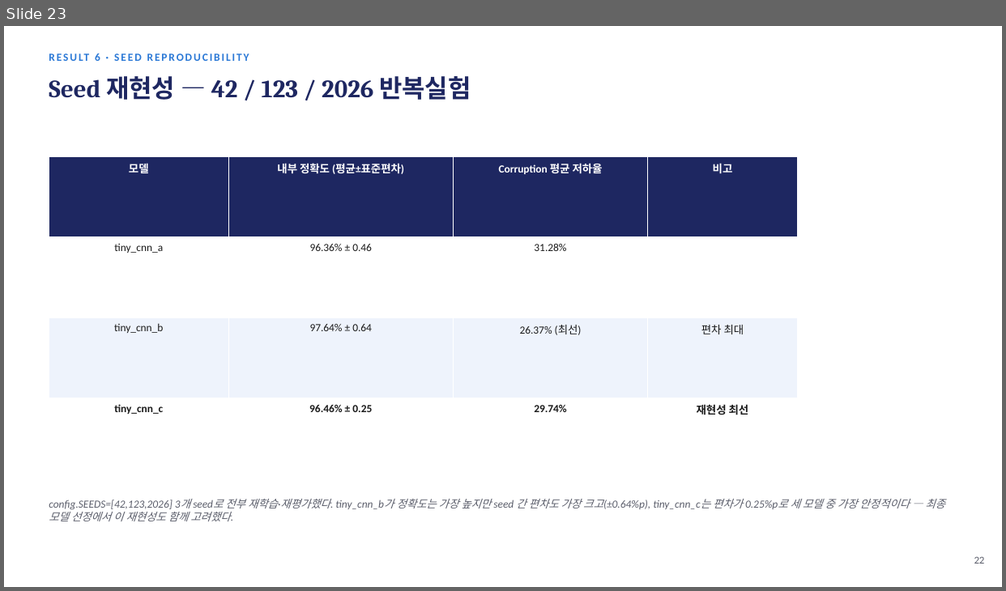
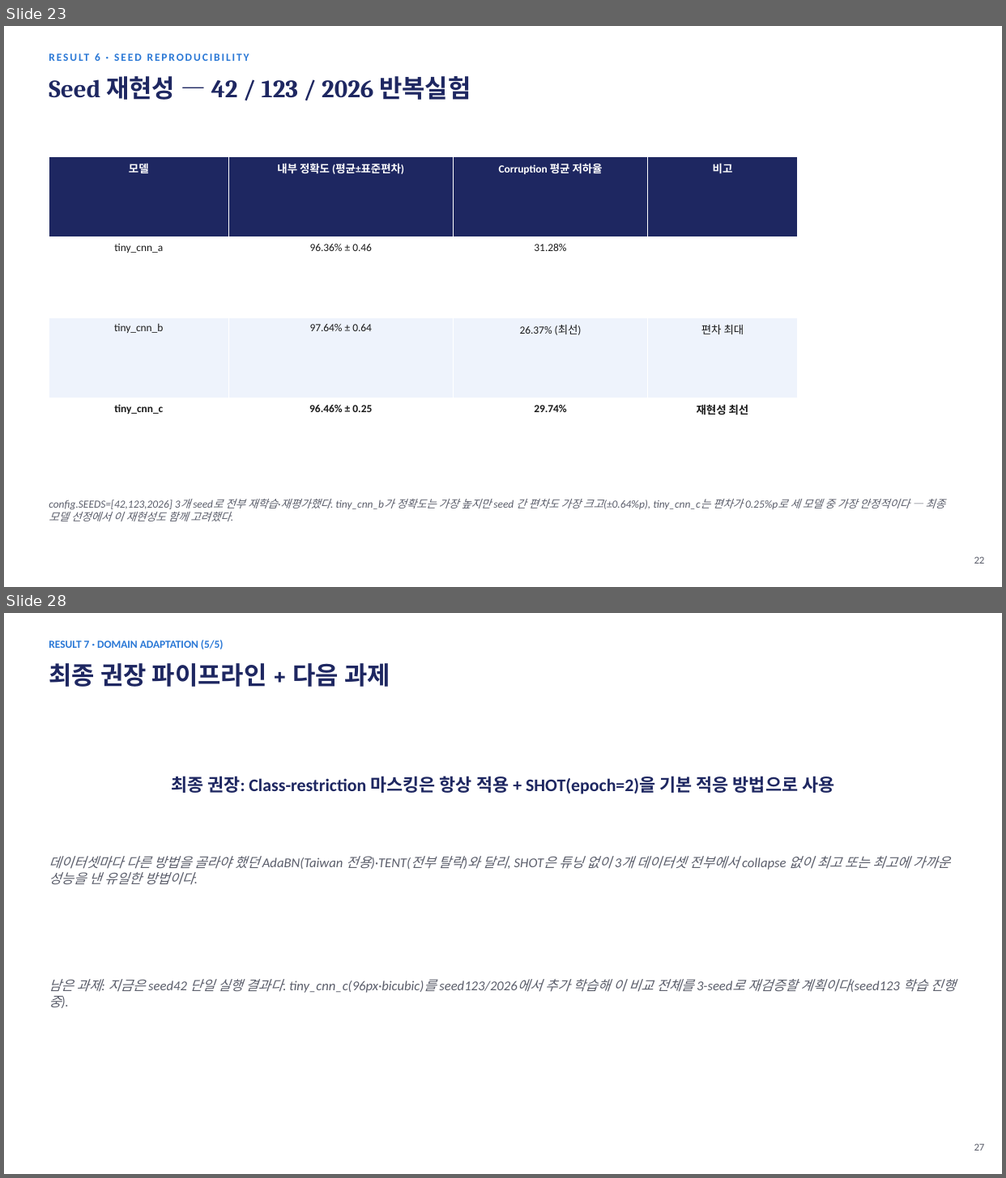
Before and after one commit to sara0813/tomato-disease-v2, a slide deck: docs/CNN_토마토_병해분류_V2_진행보고.pptx. Shown one above the other, each under a label of ours: slide 23 before the commit, slides 23 and 28 after it; the slides between them are not shown. The pictures are 1006x591 and 1006x1178 pixels, drawn with LibreOffice and Linux fonts; fonts in the diff are those of the drawing. Boxes give left, top, right and bottom in pixels: in the first picture for what was removed or moved away, otherwise in the second. Text is boxed around its words. In the diff, an @@ line names an element or a change of style, - is before the commit and + after.

```diff
--- a/docs/CNN_토마토_병해분류_V2_진행보고.pptx
+++ b/docs/CNN_토마토_병해분류_V2_진행보고.pptx
@@ slide 28 added at <box>4,613,1002,1174</box>, background #FFFFFF @@
@@ text added at <box>49,640,224,649</box>, 10.5 pt, text #2A78D6, bold @@
+RESULT 7 · DOMAIN ADAPTATION (5/5)
@@ text added at <box>49,663,390,687</box>, 24 pt, text #1E2761, bold @@
+최종 권장 파이프라인 + 다음 과제
@@ text added at <box>171,776,834,794</box>, 17 pt, text #1E2761, bold @@
+최종 권장: Class-restriction 마스킹은 항상 적용 + SHOT(epoch=2)을 기본 적응 방법으로 사용
@@ text added at <box>49,856,950,885</box>, 13 pt, text #5B5E6B, italic @@
+데이터셋마다 다른 방법을 골라야 했던 AdaBN(Taiwan 전용)·TENT(전부 탈락)와 달리, SHOT은 튜닝 없이 3개 데이터셋 전부에서 collapse 없이 최고 또는 최고에 가까운 성능을 낸 유일한 방법이다.
@@ text added at <box>49,979,956,1008</box>, 13 pt, text #5B5E6B, italic @@
+남은 과제: 지금은 seed42 단일 실행 결과다. tiny_cnn_c(96px·bicubic)를 seed123/2026에서 추가 학습해 이 비교 전체를 3-seed로 재검증할 계획이다(seed123 학습 진행 중).
@@ text added at <box>974,1144,985,1151</box>, 10 pt, text #5B5E6B @@
+27
```
Also in this commit, not shown: 5 slides changed, 1 other slide added.
